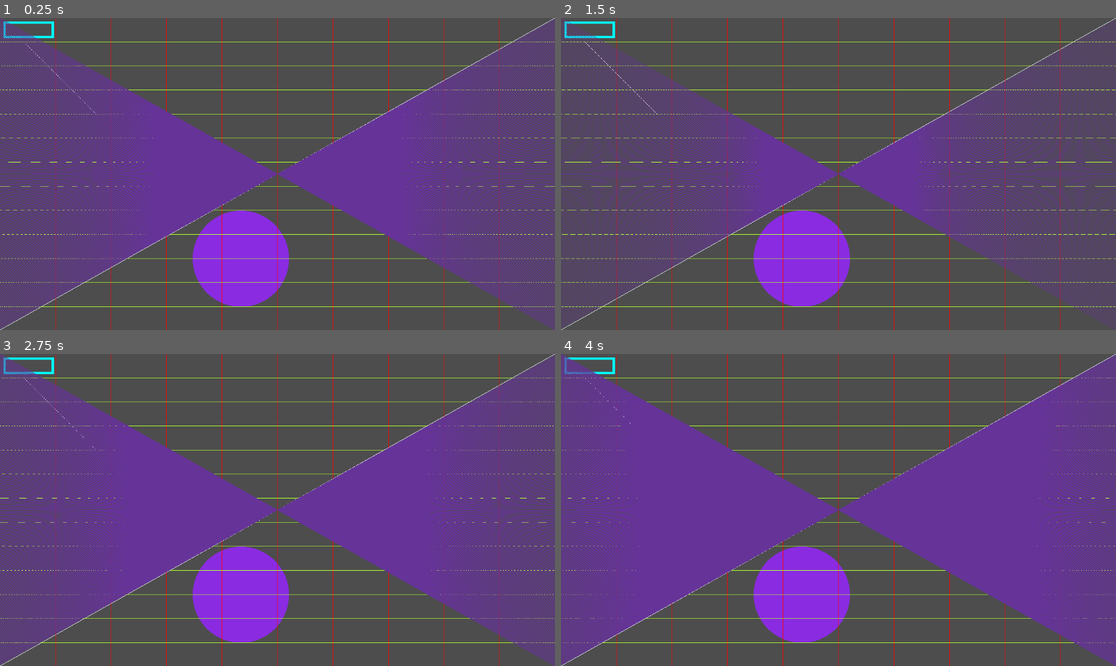
Above: before the commit, frames 1-4 (two rows, left to right).
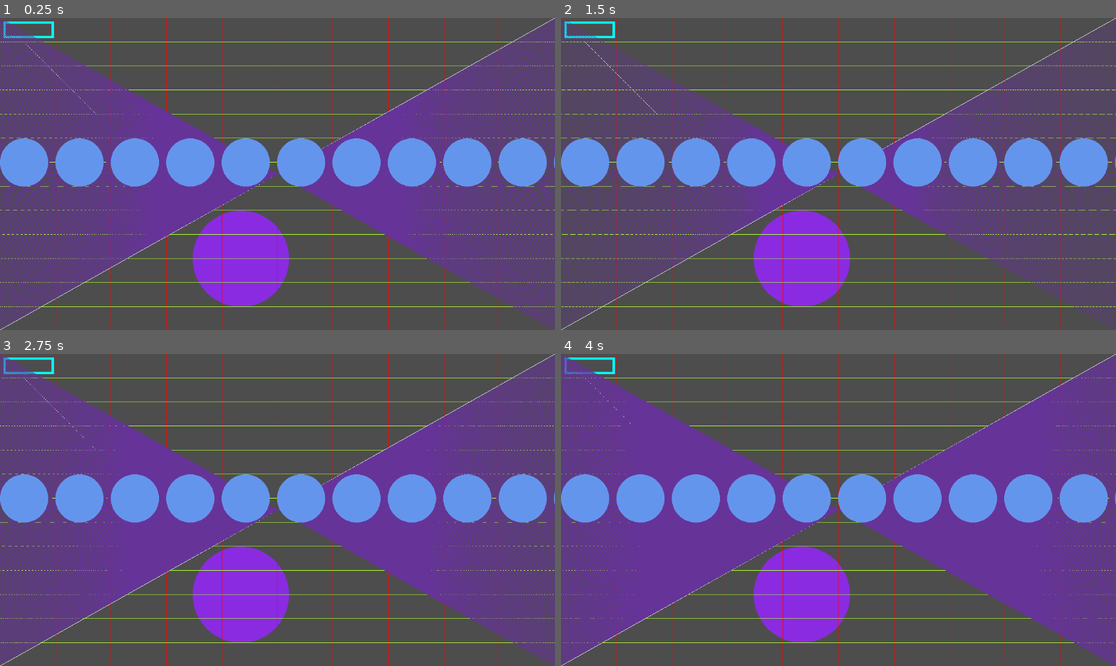
Above: after the commit, the same moments.

Repository: JunH0128/2025
Game: Godot game, scene res://Loops.tscn
Same seed, same stepped clock (60 frames per second), same inputs: the game is played once before the commit and once after it.
Inputs (mouse positions are in pixels of both pictures, inside the frame that each line leads up to):
- Up to frame 1 (0.25 s): no input
- Up to frame 2 (1.5 s): tap Enter at 0.5 s; move the mouse to (960, 158) at 0.52 s; tap Space at 1.25 s; move the mouse to (727, 189) at 1.27 s
- Up to frame 3 (2.75 s): tap Enter at 2 s; move the mouse to (333, 441) at 2.02 s
- Up to frame 4 (4 s): tap Space at 2.75 s; move the mouse to (810, 572) at 2.77 s; tap Enter at 3.5 s; move the mouse to (1005, 556) at 3.52 s

The runs differ from the first frame. In frame 1, 11% of the frame differs, in the area x 0-100%, y 38-55%; in frame 2, 11%; in frame 3, 11%; in frame 4, 11%.

Commit message:
fix the circle pattern

Diff:
--- a/loops/loops.gd
+++ b/loops/loops.gd
@@ -54,5 +54,17 @@
 	for i in range(num_c_lines):
 		draw_line(Vector2(0, i * gap), Vector2(v.size.x, v.size.y - (i* gap)), Color.REBECCA_PURPLE)
 
+	var num_h_circles = 15
+	var gaps = 115
+	var borders = 50
+	var radius = 50
+	var y = 300
+
+	for i in range(num_h_circles):
+		var x = borders + i * gaps
+		var position = Vector2(x, y)
+		draw_circle(position, radius, Color.CORNFLOWER_BLUE)
+
+
 
 	pass
